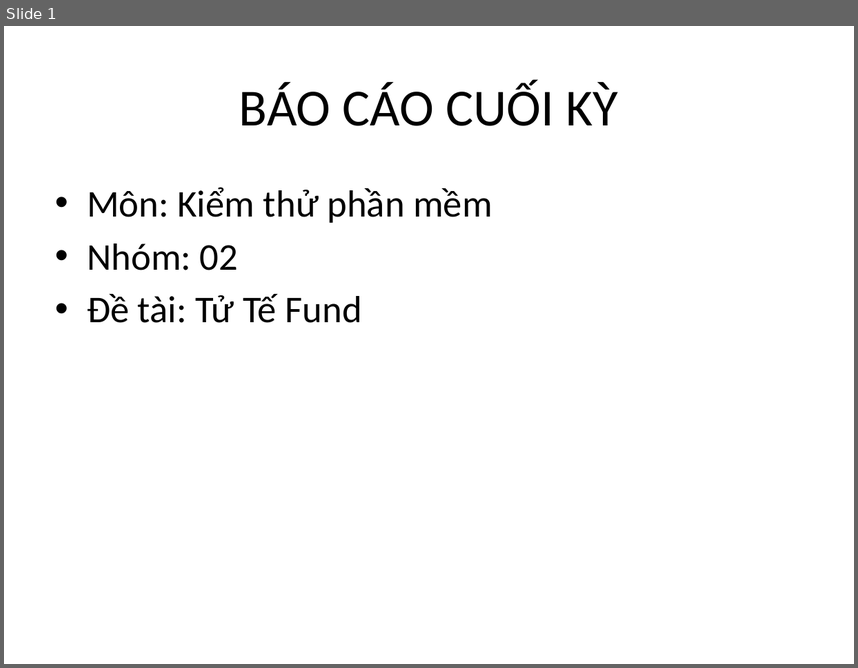
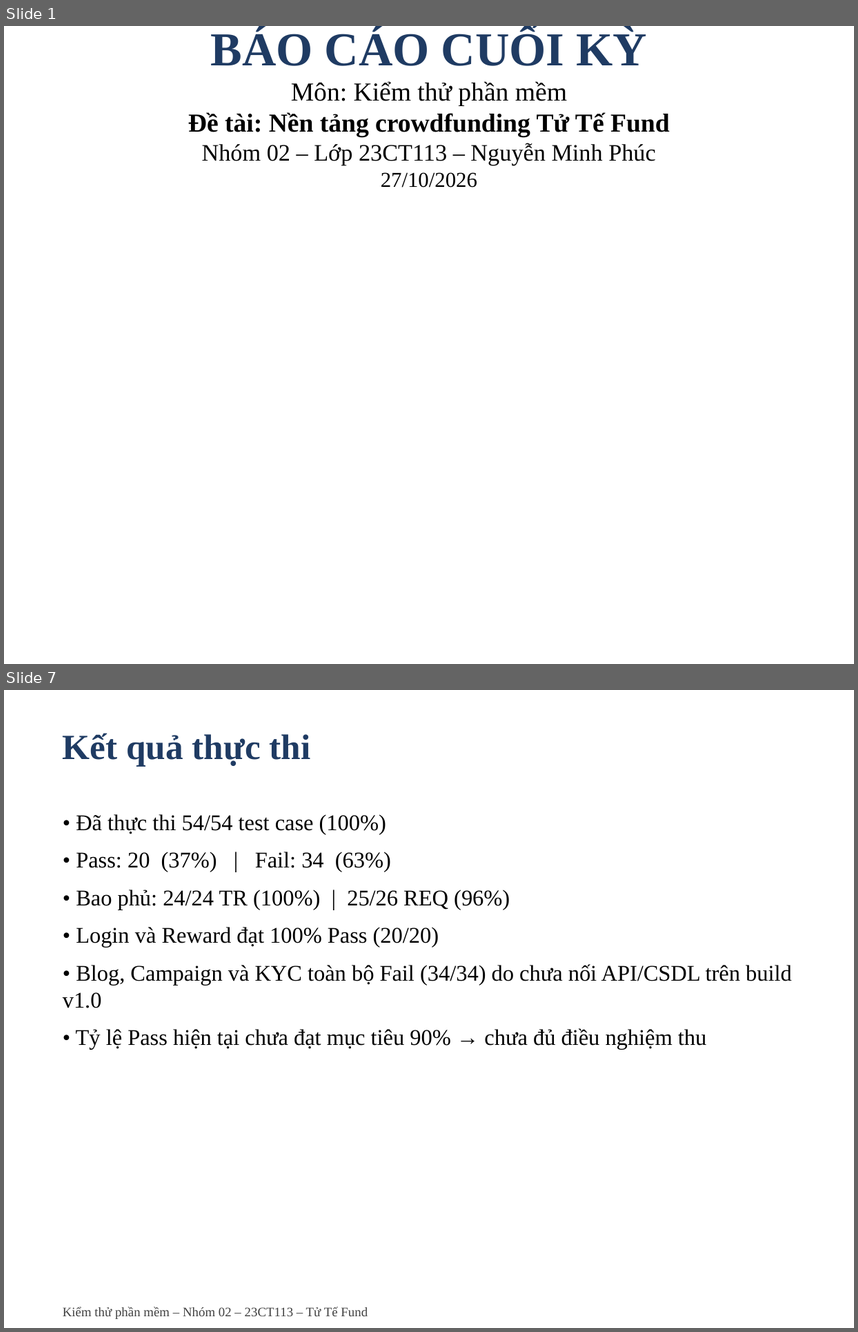
Before and after one commit to Escanor292/test, a slide deck: 23CT113_Nhom02_NenTangCrowdfunding(TuTeFund)/Word+ppt Báo Cáo/Ppt Báo cáo Nhóm 2 - 23CT113.pptx. Shown one above the other, each under a label of ours: slide 1 before the commit, slides 1 and 7 after it; the slides between them are not shown. The pictures are 858x668 and 858x1332 pixels, drawn with LibreOffice and Linux fonts; fonts in the diff are those of the drawing. Boxes give left, top, right and bottom in pixels: in the first picture for what was removed or moved away, otherwise in the second. Text is boxed around its words. In the diff, an @@ line names an element or a change of style, - is before the commit and + after.

```diff
--- a/23CT113_Nhom02_NenTangCrowdfunding(TuTeFund)/Word+ppt Báo Cáo/Ppt Báo cáo Nhóm 2 - 23CT113.pptx
+++ b/23CT113_Nhom02_NenTangCrowdfunding(TuTeFund)/Word+ppt Báo Cáo/Ppt Báo cáo Nhóm 2 - 23CT113.pptx
@@ slide 7 added at bbox=[4, 690, 854, 1328], background #FFFFFF @@
@@ text added at bbox=[63, 733, 311, 767], 30 pt, text #1F3B63, bold @@
+Kết quả thực thi
@@ text added at bbox=[63, 814, 792, 1049], 19 pt, text #000000 @@
+• Đã thực thi 54/54 test case (100%)
+• Pass: 20 (37%) | Fail: 34 (63%)
+• Bao phủ: 24/24 TR (100%) | 25/26 REQ (96%)
+• Login và Reward đạt 100% Pass (20/20)
+• Blog, Campaign và KYC toàn bộ Fail (34/34) do chưa nối API/CSDL trên build v1.0
+• Tỷ lệ Pass hiện tại chưa đạt mục tiêu 90% → chưa đủ điều nghiệm thu
@@ text added at bbox=[63, 1306, 368, 1319], 11 pt, text #404040 @@
+Kiểm thử phần mềm – Nhóm 02 – 23CT113 – Tử Tế Fund
@@ slide 1 changed as well @@
@@ title at bbox=[211, 28, 647, 66]: size 44 to 40 pt, font Calibri to Times New Roman, text colour #000000 to #1F3B63, bold on in "BÁO CÁO CUỐI KỲ" @@
@@ title at bbox=[188, 81, 670, 187]: paragraphs added @@
+Môn: Kiểm thử phần mềm
+Đề tài: Nền tảng crowdfunding Tử Tế Fund
+Nhóm 02 – Lớp 23CT113 – Nguyễn Minh Phúc
+27/10/2026
@@ text removed at bbox=[87, 187, 493, 323] @@
-• Môn: Kiểm thử phần mềm
-• Nhóm: 02
-• Đề tài: Tử Tế Fund
```
Also in this commit, not shown: 9 other slides added, 5 slides removed, 4 other files.
